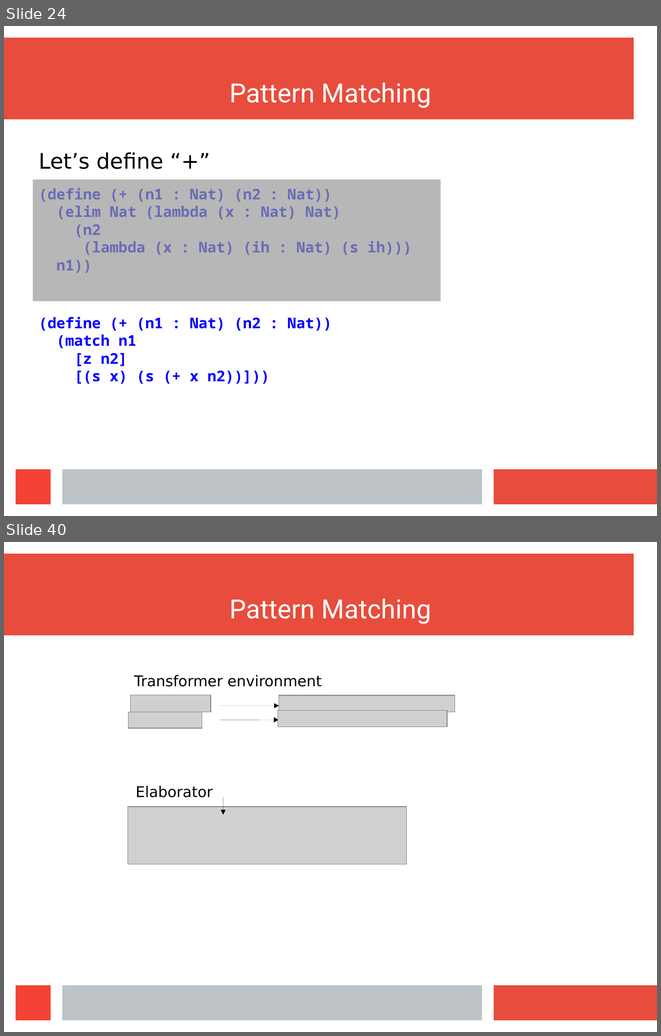
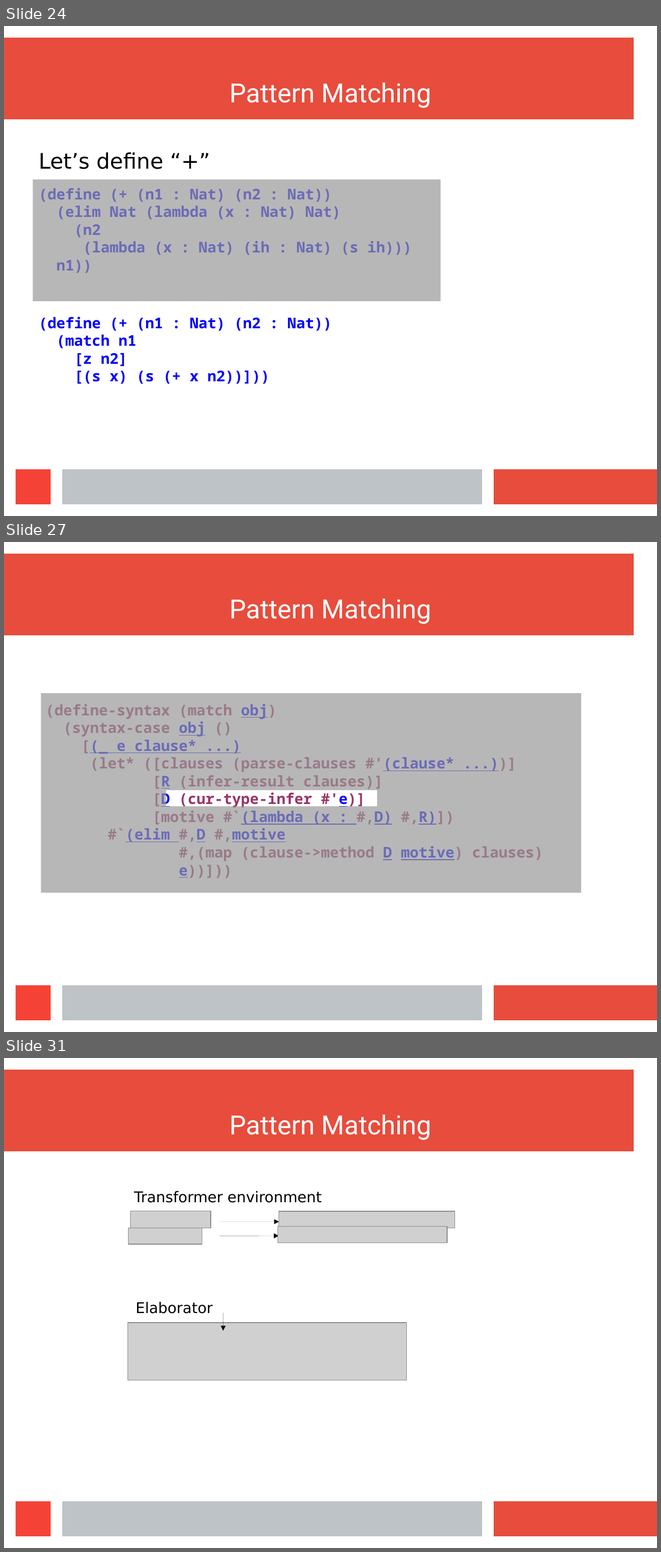
Before and after one commit to wilbowma/cur, a slide deck: hope-2016/slides.odp. Shown one above the other, each under a label of ours: slides 24 and 40 before the commit, slides 24, 27 and 31 after it; the slides between them are not shown. The pictures are 661x1036 and 661x1552 pixels, drawn with LibreOffice and Linux fonts; fonts in the diff are those of the drawing; grey boxes stand for pictures. Boxes give left, top, right and bottom in pixels: in the first picture for what was removed or moved away, otherwise in the second. Text is boxed around its words. In the diff, an @@ line names an element or a change of style, - is before the commit and + after.

Commit message:
Rewrote first half of pattern matching example

```diff
--- a/hope-2016/slides.odp
+++ b/hope-2016/slides.odp
@@ slide 27 added at [4, 542, 657, 1032], background #FFFFFF; not listed: 4 template elements that a slide beside it also shows @@
@@ title added at [229, 598, 431, 624], 32 pt, text #FFFFFF @@
+Pattern Matching
@@ freeform shape added at [41, 693, 581, 893], fill #999999 at 70% opacity @@
@@ text added at [45, 704, 543, 877], 18 pt, text #993366, bold @@
+(define-syntax (match obj)
+(syntax-case obj ()
+[(_ e clause* ...)
+(let* ([clauses (parse-clauses #'(clause* ...))]
+[R (infer-result clauses)]
+[D (cur-type-infer #'e)]
+[motive #`(lambda (x : #,D) #,R)])
+#`(elim #,D #,motive
+#,(map (clause->method D motive) clauses)
+e))]))
@@ what was slide 40 is now slide 31 @@
```
Also in this commit, not shown: 1 slide changed, 4 other slides added, 5 slides removed.
